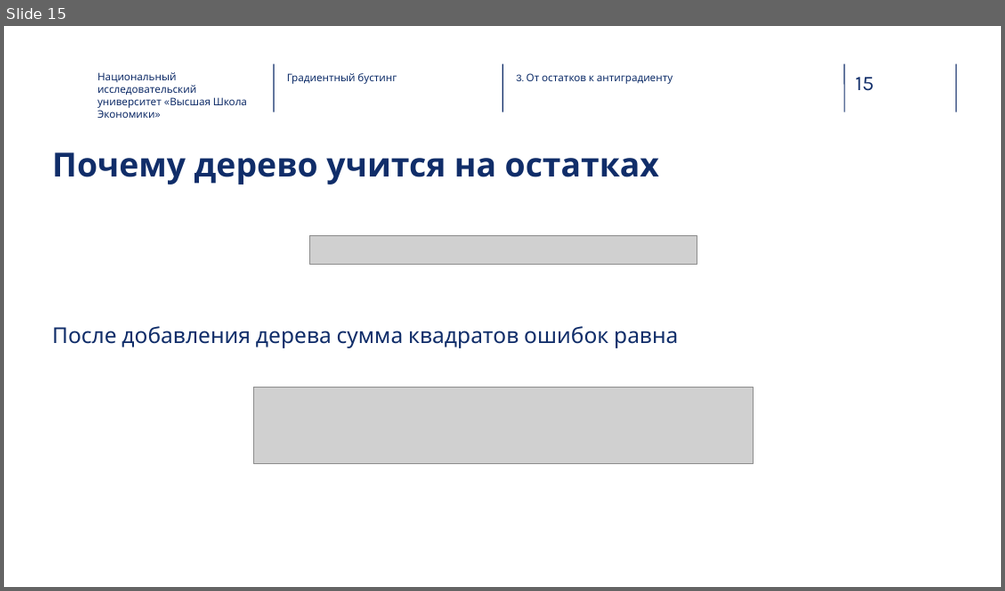
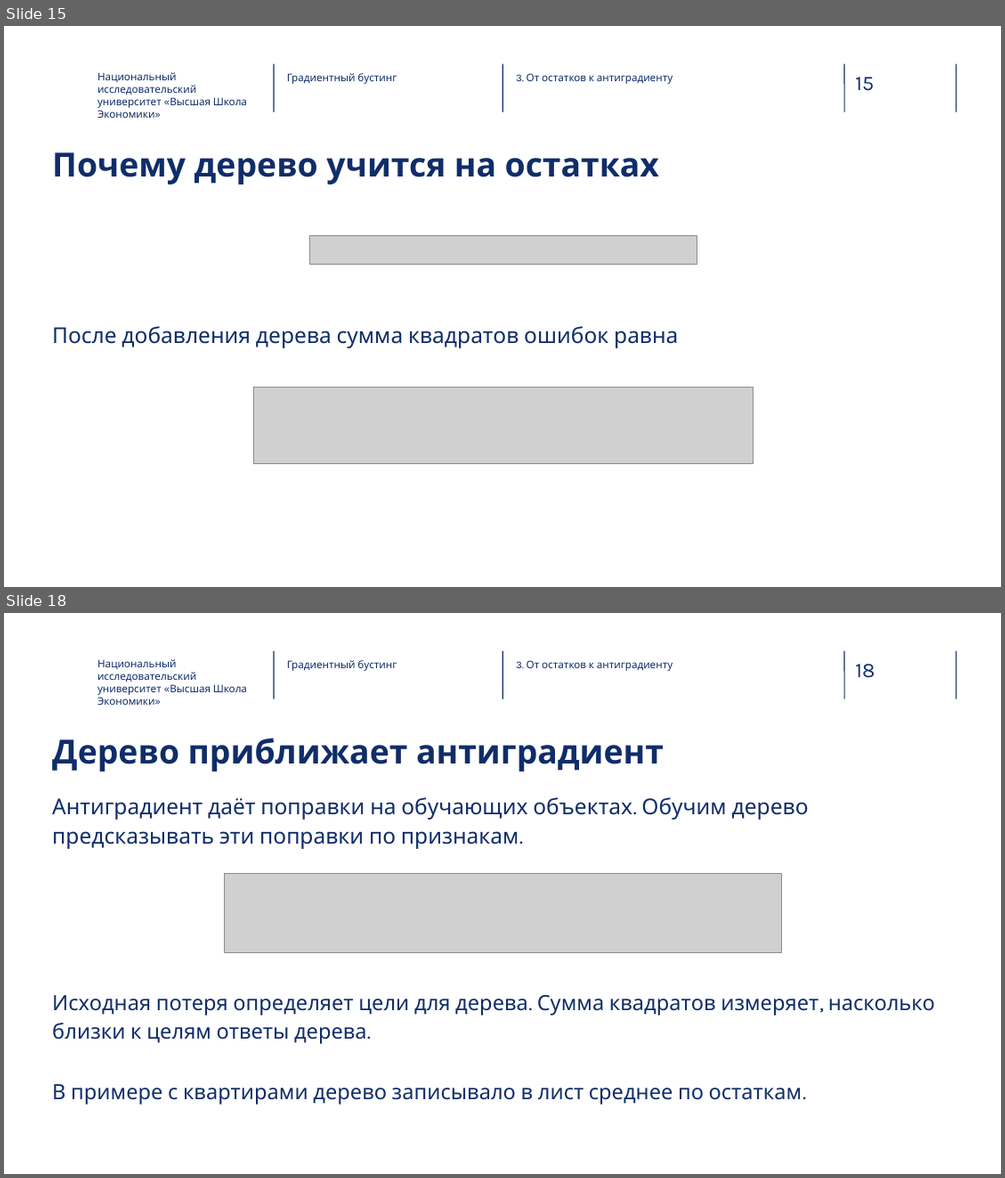
Before and after one commit to RAVasiliev/ML-FTiAD-2026, a slide deck: week09/source/lecture09.pptx. Shown one above the other, each under a label of ours: slide 15 before the commit, slides 15 and 18 after it; the slides between them are not shown. The pictures are 1005x591 and 1005x1178 pixels, drawn with LibreOffice and Linux fonts; fonts in the diff are those of the drawing; grey boxes stand for pictures; background and template pictures are left out. Boxes give left, top, right and bottom in pixels: in the first picture for what was removed or moved away, otherwise in the second. Text is boxed around its words. In the diff, an @@ line names an element or a change of style, - is before the commit and + after.

Commit message:
Обновить PowerPoint лекции о бустинге

```diff
--- a/week09/source/lecture09.pptx
+++ b/week09/source/lecture09.pptx
@@ slide 18 added at <box>4,613,1001,1174</box>, background picture (left out); not listed: 5 template elements that a slide beside it also shows @@
@@ text added at <box>97,659,247,705</box>, 10 pt, text #0F2C68 @@
+Национальный исследовательский университет «Высшая Школа Экономики»
@@ text added at <box>287,660,396,671</box>, 10 pt, text #0E2D69 @@
+Градиентный бустинг
@@ text added at <box>516,660,672,671</box>, 10 pt, text #0E2D69 @@
+3. От остатков к антиградиенту
@@ title added at <box>52,738,663,771</box>, 32 pt, text #102D69, bold @@
+Дерево приближает антиградиент
@@ text added at <box>52,797,809,849</box>, 21 pt, text #102D69 @@
+Антиградиент даёт поправки на обучающих объектах. Обучим дерево предсказывать эти поправки по признакам.
@@ picture added at <box>225,873,783,952</box> @@
@@ text added at <box>52,995,935,1044</box>, 20.2 pt, text #102D69 @@
+Исходная потеря определяет цели для дерева. Сумма квадратов измеряет, насколько близки к целям ответы дерева.
@@ text added at <box>52,1084,802,1104</box>, 20.2 pt, text #102D69 @@
+В примере с квартирами дерево записывало в лист среднее по остаткам.
```
Also in this commit, not shown: 2 slides changed, 4 other slides added, 3 slides removed.
